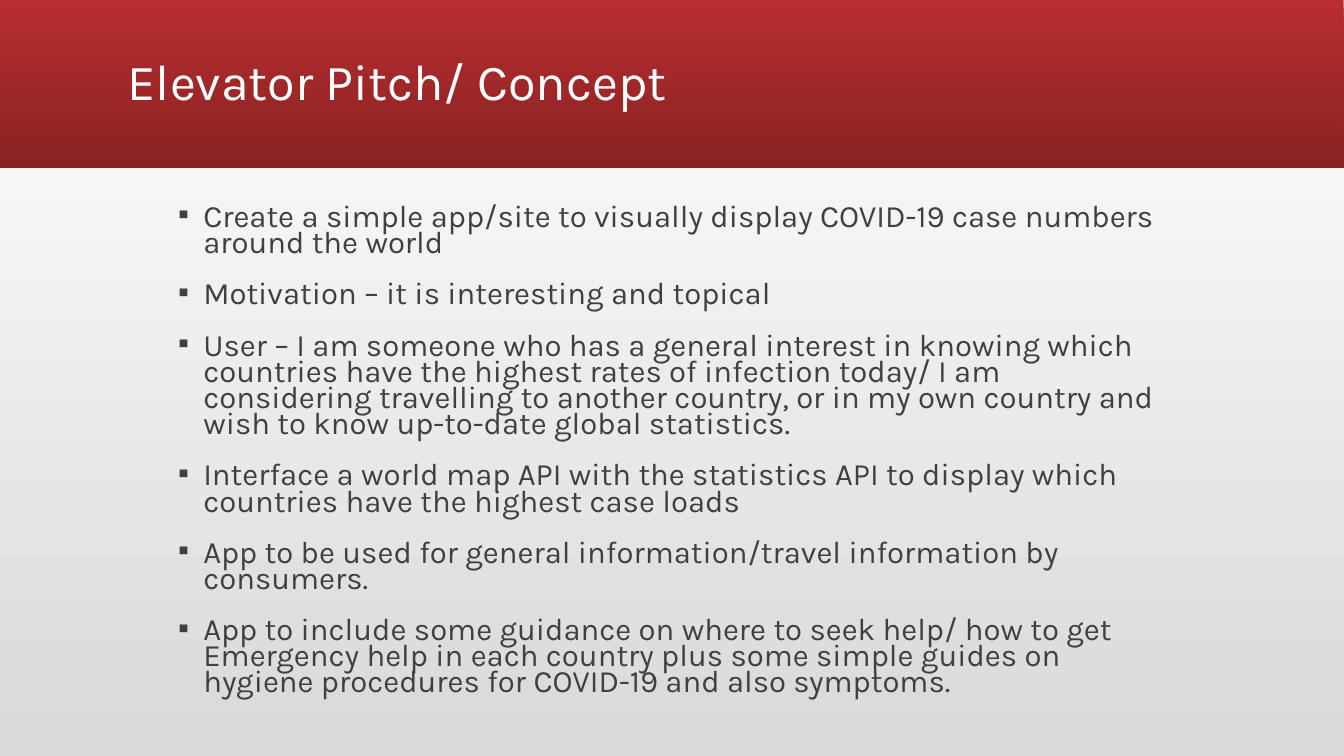
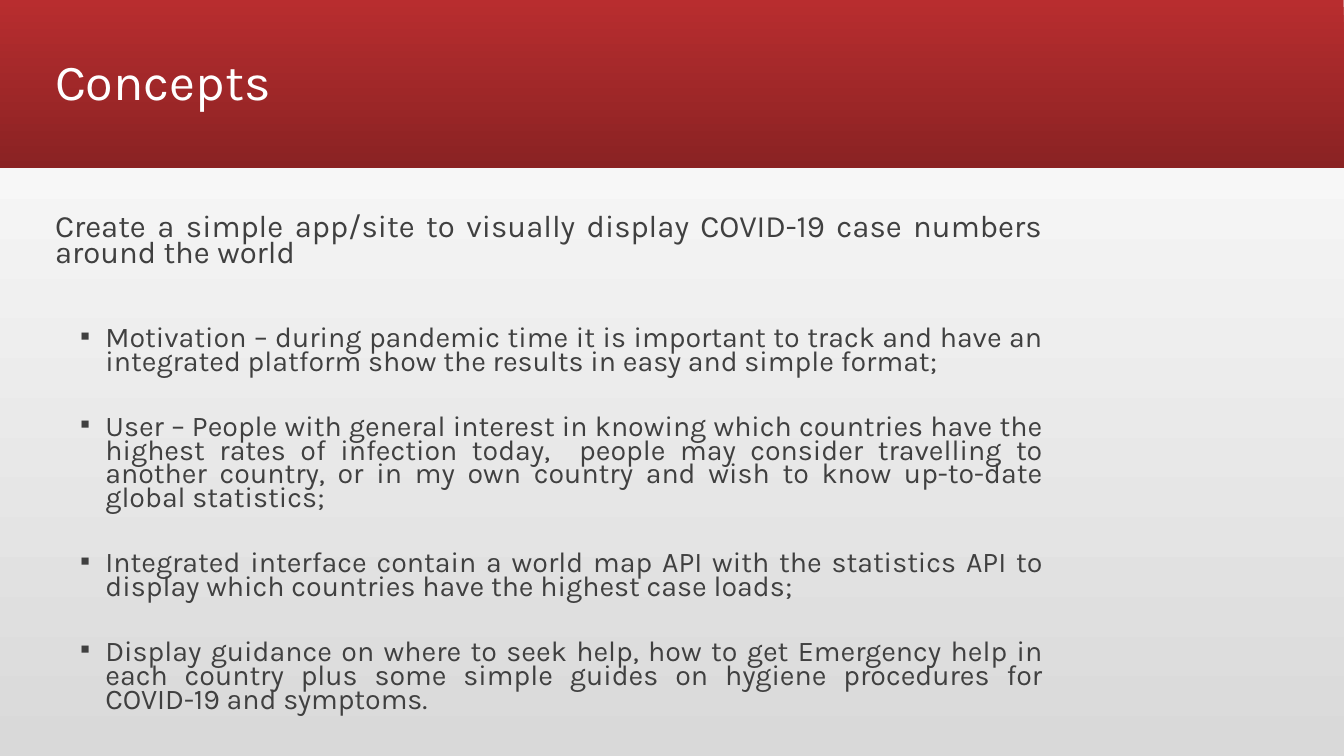
Before and after one commit to ldipaola/covid-dashboard, a slide deck: slide 2 of Coronavirus COVID-19 Presentation.pptx. Drawn at 1344x756 pixels with LibreOffice and Linux fonts; fonts in the diff are those of the drawing. Boxes give left, top, right and bottom in pixels: in the first picture for what was removed or moved away, otherwise in the second. Text is boxed around its words. In the diff, an @@ line names an element or a change of style, - is before the commit and + after.

Commit message:
update ppt

```diff
--- a/Coronavirus COVID-19 Presentation.pptx
+++ b/Coronavirus COVID-19 Presentation.pptx
@@ title added at (55, 68, 271, 112), 36 pt, text #FFFFFF @@
+Concepts
@@ title removed at (128, 63, 666, 112) @@
-Elevator Pitch/ Concept
@@ text "Create a simple app/site to ...": place and size @@
-text "Create a simple app/site to ..." at (203, 204, 1153, 700)
+text "Create a simple app/site to ..." at (55, 214, 1043, 716)
@@ text at (55, 214, 1041, 264): alignment left to justified; bullet ▪ to none @@
@@ text at (105, 327, 1043, 716): text changed; size 22.2 to 20.4 pt @@
-▪ Motivation – it is interesting and topical
-▪ User – I am someone who has a general interest in knowing which countries have the highest rates of infection today/ I am considering travelling to another country, or in my own country and wish to know up-to-date global statistics.
-▪ Interface a world map API with the statistics API to display which countries have the highest case loads
-▪ App to be used for general information/travel information by consumers.
-▪ App to include some guidance on where to seek help/ how to get Emergency help in each country plus some simple guides on hygiene procedures for COVID-19 and also symptoms.
+  ▪ Motivation – during pandemic time it is important to track and have an integrated platform show the results in easy and simple format;
+  ▪ User – People with general interest in knowing which countries have the highest rates of infection today, people may consider travelling to another country, or in my own country and wish to know up-to-date global statistics;
+  ▪ Integrated interface contain a world map API with the statistics API to display which countries have the highest case loads;
+  ▪ Display guidance on where to seek help, how to get Emergency help in each country plus some simple guides on hygiene procedures for COVID-19 and symptoms.
```
Also in this commit, not shown: 3 other slides changed, 1 slide added, 2 slides removed.
